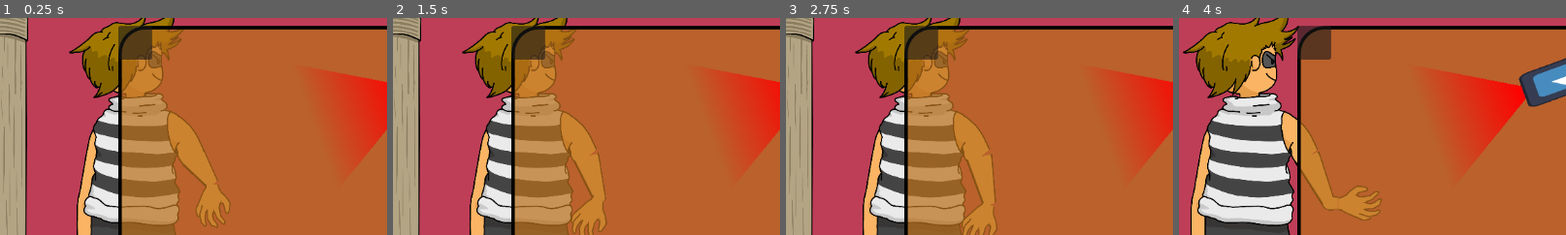
Above: before the commit, frames 1-4 (left to right).
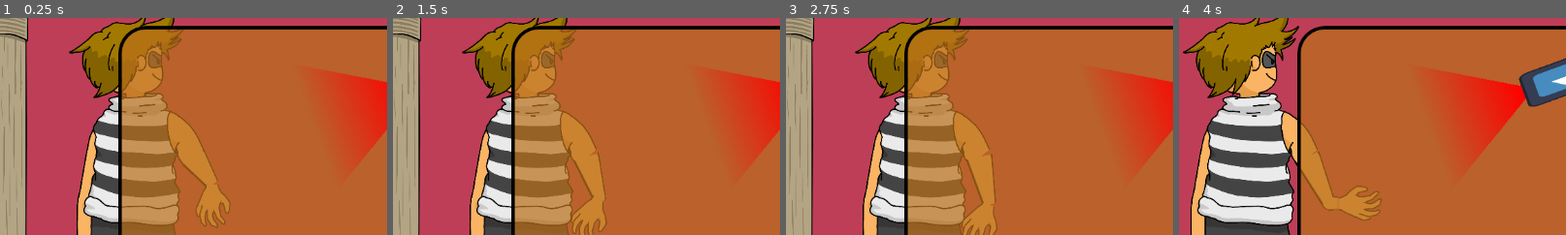
Above: after the commit, the same moments.

Repository: Skyepulse/LUDUM_DARE_58_MATELOU-CO
Game: Godot game, scene res://scenes/scene_tests_MAEL.tscn
Two runs of this game, one before a commit and one after it. Both use one fixed random seed, a clock stepped at 60 frames per second and the inputs below. The engine's default icon, where the game draws it, is replaced by a stand-in: a white triangle on a blue panel in a dark square.
Inputs (mouse positions are % of the whole screen's width and height, from its top left):
- Up to frame 1 (0.25 s): no input
- Up to frame 2 (1.5 s): click "SHOW COLLECTION" at 0.5 s; click "SHOW COLLECTION" at 1.25 s
- Up to frame 3 (2.75 s): click "SHOW COLLECTION" at 2 s
- Up to frame 4 (4 s): tap Enter at 2.75 s; move the mouse to (72, 45) at 2.77 s; click (72, 45) at 2.92 s; tap Space at 3.02, 3.77 s; move the mouse to (30, 55) at 3.52 s; click (30, 55) at 3.67 s
The pictures show only the part of the screen within x 0-50%, y 10-59%; the shares and areas given below are measured in that part.

The runs differ from the first frame. In frame 1, 1.2% of the frame differs, in the area x 30-40%, y 3-20%; in frame 2, 1.2%; in frame 3, 1.2%; in frame 4, 1.2%.

Commit message:
started collection UI

Diff:
--- a/scenes/UI/MainUI.tscn
+++ b/scenes/UI/MainUI.tscn
@@ -1,6 +1,7 @@
-[gd_scene load_steps=5 format=3 uid="uid://cmyh2mgg3l5oi"]
+[gd_scene load_steps=6 format=3 uid="uid://cmyh2mgg3l5oi"]
 
 [ext_resource type="Script" uid="uid://eyulj1d0thce" path="res://scripts/mainUI.gd" id="1_sb5dd"]
+[ext_resource type="Script" uid="uid://crwbsu7ltt0xd" path="res://scripts/collection_ui.gd" id="2_h4gv2"]
 
 [sub_resource type="StyleBoxFlat" id="StyleBoxFlat_vegyt"]
 bg_color = Color(0.3403393, 0.34033936, 0.34033918, 1)
@@ -39,6 +40,7 @@
 corner_radius_bottom_left = 40
 
 [node name="MainUi" type="Control"]
+z_index = 4096
 layout_mode = 3
 anchors_preset = 15
 anchor_right = 1.0
@@ -143,22 +145,19 @@
 grow_horizontal = 2
 grow_vertical = 2
 
-[node name="Panel" type="Panel" parent="Collection"]
+[node name="CollectionPanel" type="Panel" parent="Collection"]
 custom_minimum_size = Vector2(800, 500)
 layout_mode = 2
 theme_override_styles/panel = SubResource("StyleBoxFlat_h4gv2")
+script = ExtResource("2_h4gv2")
 
-[node name="ScrollContainer" type="ScrollContainer" parent="Collection/Panel"]
+[node name="ScrollContainer" type="ScrollContainer" parent="Collection/CollectionPanel"]
 layout_mode = 1
-anchors_preset = 15
-anchor_right = 1.0
-anchor_bottom = 1.0
-grow_horizontal = 2
-grow_vertical = 2
+offset_left = 25.0
+offset_top = 25.0
+offset_right = 775.0
+offset_bottom = 475.0
 
-[node name="GridContainer" type="GridContainer" parent="Collection/Panel/ScrollContainer"]
+[node name="VBoxContainer" type="VBoxContainer" parent="Collection/CollectionPanel/ScrollContainer"]
+custom_minimum_size = Vector2(750, 0)
 layout_mode = 2
-
-[node name="Panel" type="Panel" parent="Collection/Panel/ScrollContainer/GridContainer"]
-custom_minimum_size = Vector2(50, 50)
-layout_mode = 2
--- a/scenes/scene_tests_MAEL.tscn
+++ b/scenes/scene_tests_MAEL.tscn
@@ -13,7 +13,6 @@
 [node name="Guide" parent="." instance=ExtResource("5_nclmj")]
 z_index = 10
 position = Vector2(979, 438)
-walking_animation_frame_duration = 1.0
 
 [node name="CameraObstacle" parent="." instance=ExtResource("1_swdrb")]
 position = Vector2(669, 151)
@@ -27,3 +26,4 @@
 [node name="ObjectRoot" parent="." instance=ExtResource("3_vs8ss")]
 position = Vector2(977, 353)
 scale = Vector2(0.205, 0.205)
+INDEX = 0
--- /dev/null
+++ b/scripts/collection_ui.gd
@@ -0,0 +1,17 @@
+extends Control
+
+@onready var scroll: ScrollContainer = $ScrollContainer
+@onready var vbox: VBoxContainer = $ScrollContainer/VBoxContainer
+
+const CELL_WIDTH: int = 100
+const CELL_HEIGHT: int = 200
+
+const CELL_BY_ROW: int = 4
+
+func _ready() -> void:
+	if scroll == null or vbox == null:
+		push_error("ScrollContainer or VBoxContainer not found in MainUI!")
+		return
+
+func initialize_collection_ui() -> void:
+	return
Not shown, added: scripts/collection_ui.gd.uid
